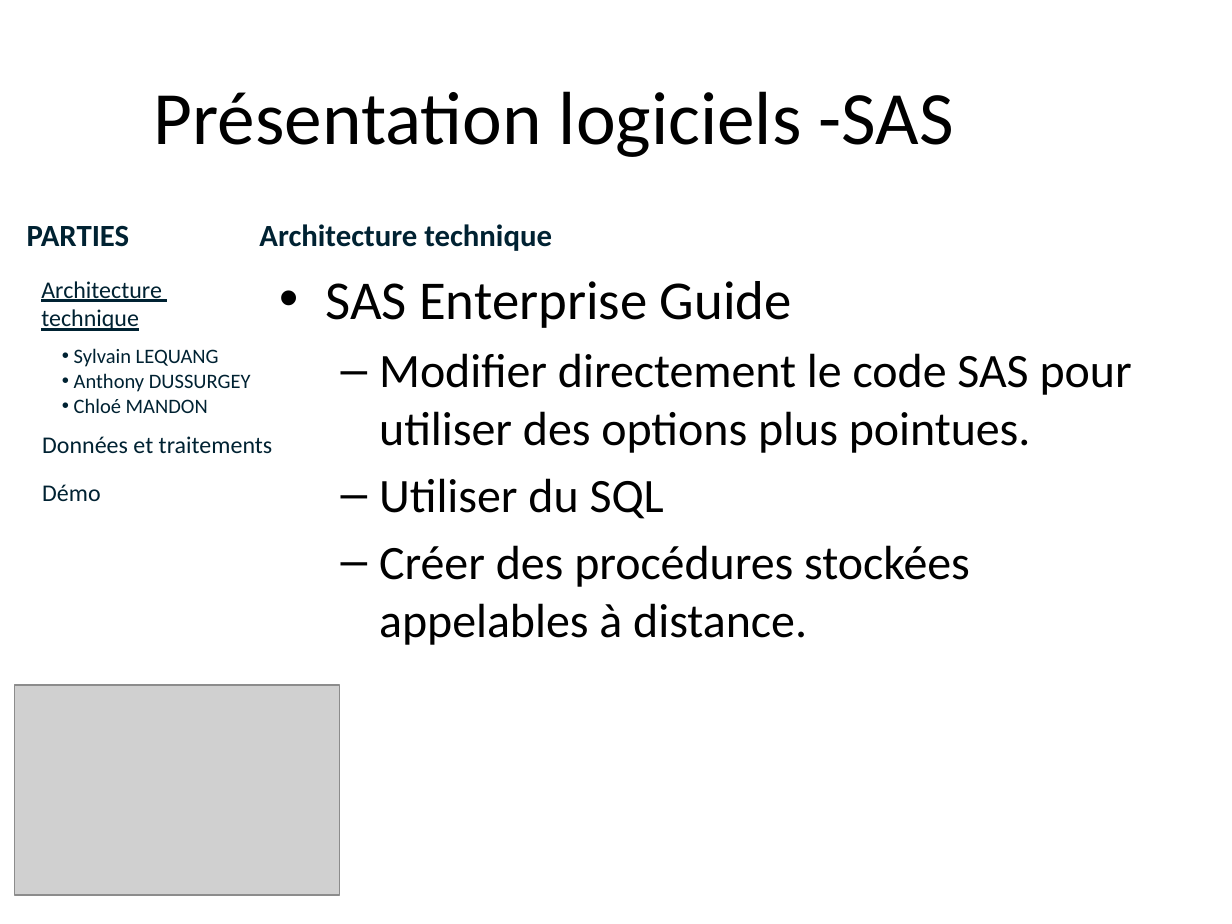
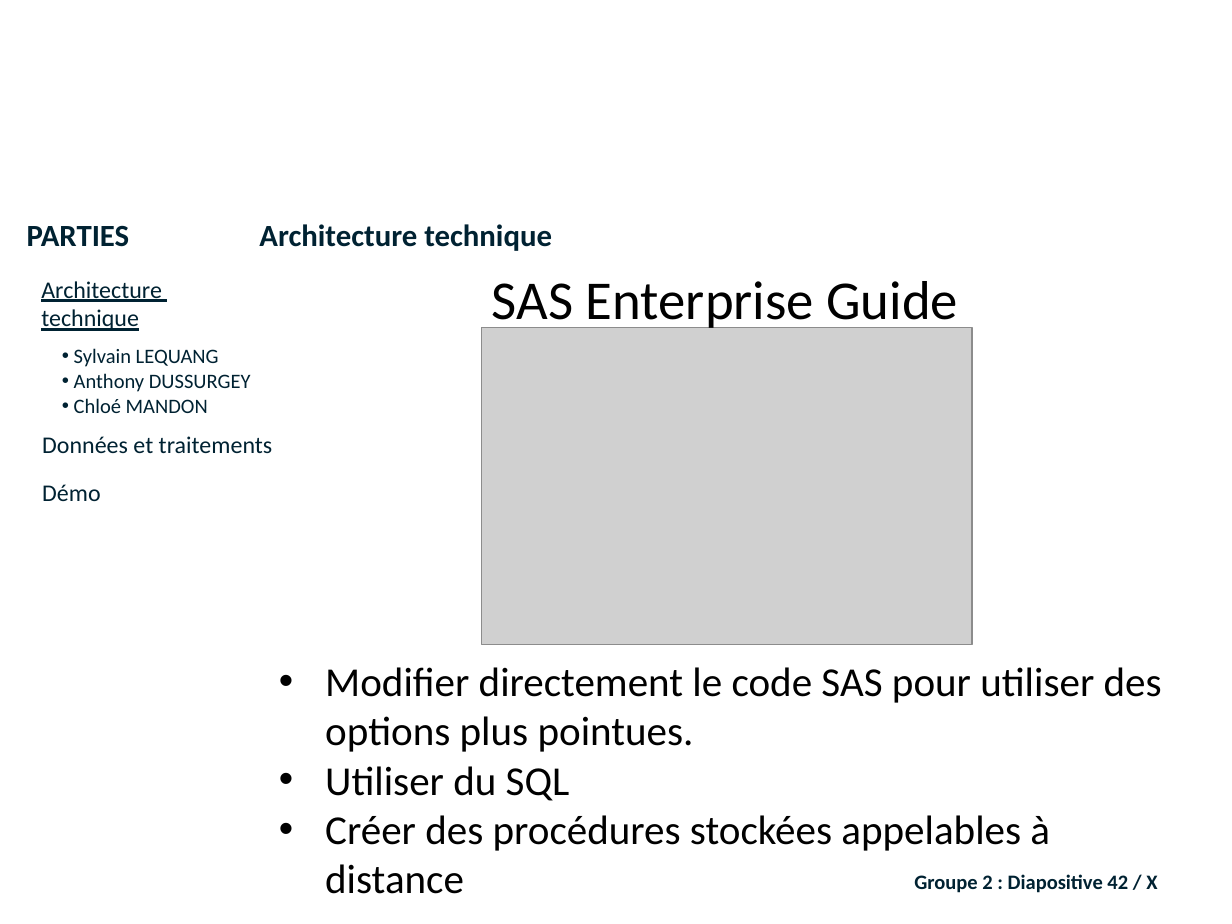
Before and after one commit to lobtec/dartiesgroupe2, a slide deck: slide 42 of PROJET/Soutenance Finale/Présentation finale.pptx (slide 52 before the commit). Drawn at 1232x924 pixels with LibreOffice and Linux fonts; fonts in the diff are those of the drawing; grey boxes stand for pictures; background and template pictures are left out. Boxes give left, top, right and bottom in pixels: in the first picture for what was removed or moved away, otherwise in the second. Text is boxed around its words. In the diff, an @@ line names an element or a change of style, - is before the commit and + after.

```diff
--- a/PROJET/Soutenance Finale/Présentation finale.pptx
+++ b/PROJET/Soutenance Finale/Présentation finale.pptx
@@ title removed at [154,91,954,157] @@
-Présentation logiciels -SAS
@@ text at [325,281,792,328]: paragraph removed @@
-• SAS Enterprise Guide
@@ text added at [492,281,958,332], 32 pt, text #000000 @@
+  SAS Enterprise Guide
@@ picture: place and size @@
-picture at [15,685,340,894]
+picture at [482,328,972,644]
@@ text "Modifier directement le code SAS ...": place and size @@
-text "Modifier directement le code SAS ..." at [325,281,1132,645]
+text "Modifier directement le code SAS ..." at [325,667,1162,894]
@@ text at [325,667,1162,801]: size 28 to 24 pt in "Modifier directement le code SAS pour utiliser ...", "Utiliser du SQL"; bullet – to •; less space between paragraphs @@
@@ text at [325,815,1050,894]: text changed; size 28 to 24 pt @@
-  – Créer des procédures stockées appelables à distance.
+  • Créer des procédures stockées appelables à distance
@@ text added at [914,874,1157,893], 12 pt, text #002232, bold @@
+Groupe 2 : Diapositive 42 / X
```
Also in this commit, not shown: 31 other slides changed, 20 slides added, 42 slides removed.
